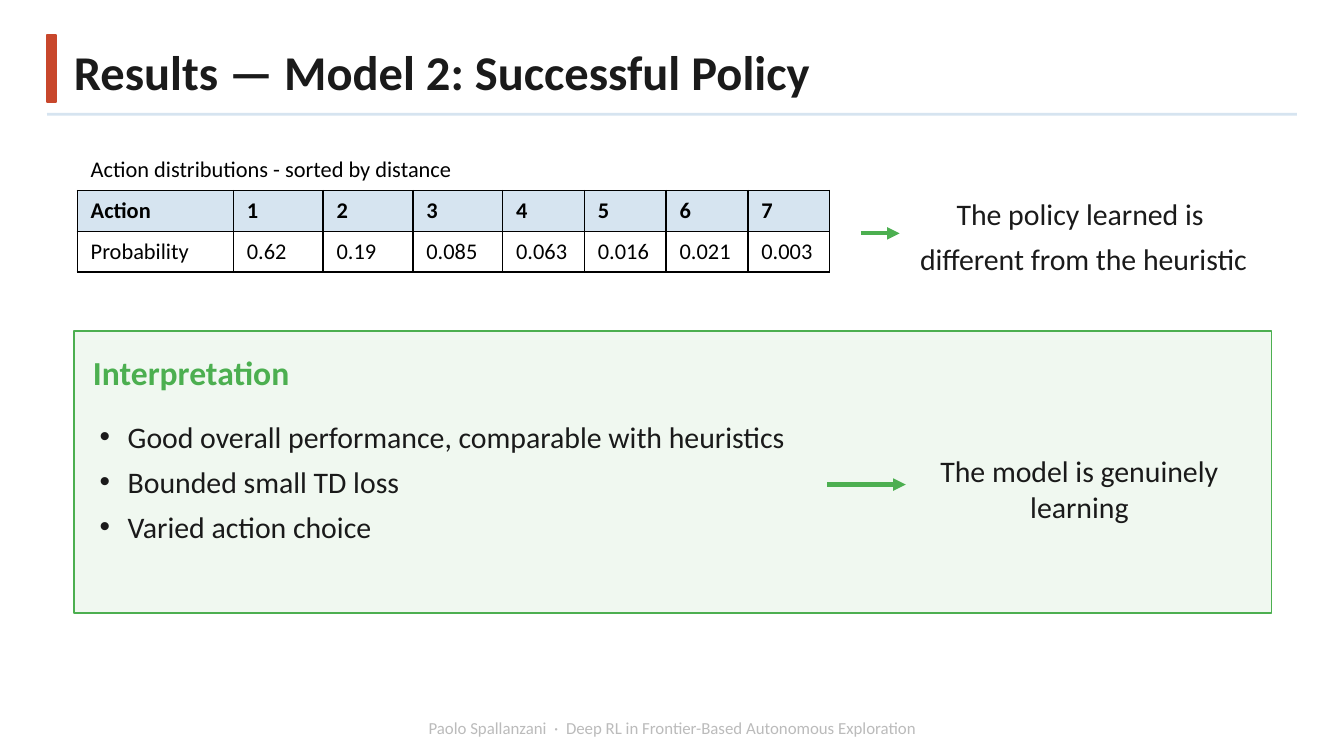
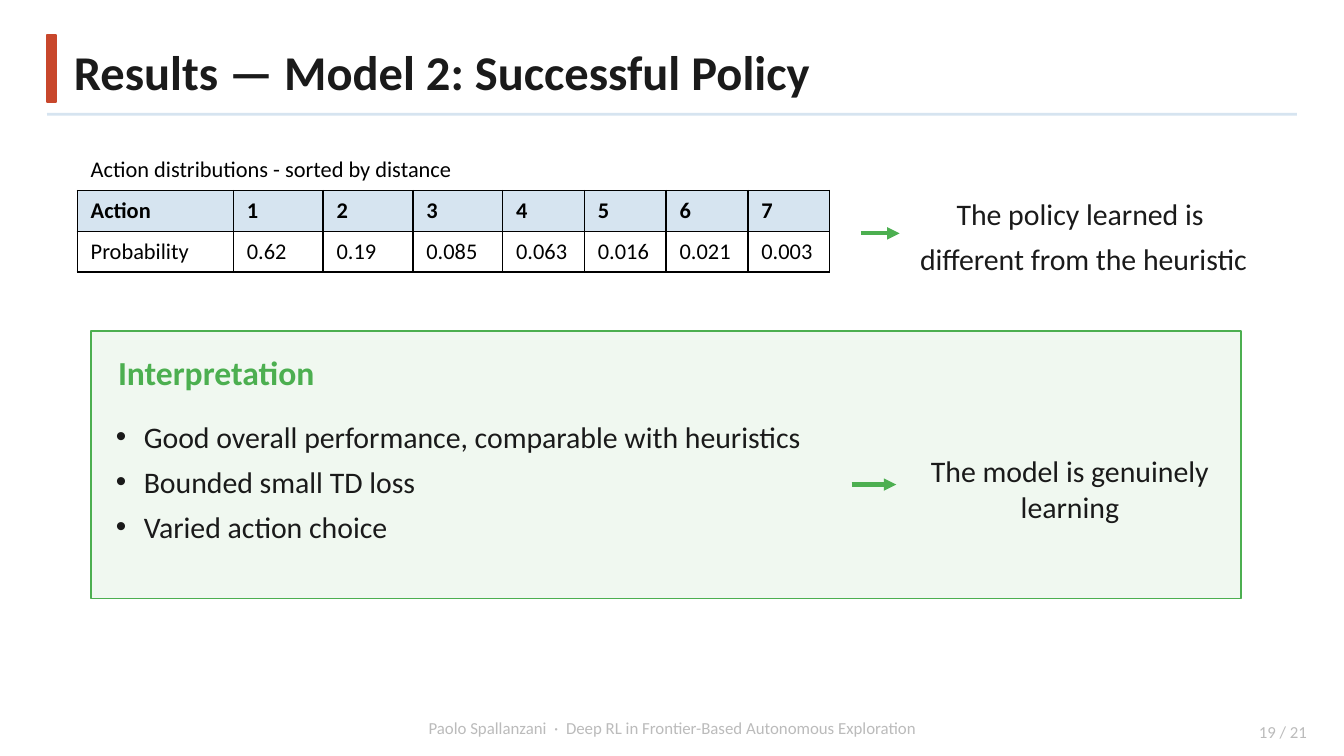
Before and after one commit to Paolo-Spall/presentazione_tesi_dae, a slide deck: slide 19 of paolo.spallanzani.pptx. Drawn at 1344x756 pixels with LibreOffice and Linux fonts; fonts in the diff are those of the drawing; background and template pictures are left out. Boxes give left, top, right and bottom in pixels: in the first picture for what was removed or moved away, otherwise in the second. Text is boxed around its words. In the diff, an @@ line names an element or a change of style, - is before the commit and + after.

```diff
--- a/paolo.spallanzani.pptx
+++ b/paolo.spallanzani.pptx
@@ rectangle: place and size @@
-rectangle at box(74, 331, 1271, 613)
+rectangle at box(91, 331, 1242, 598)
@@ text "Interpretation": place and size @@
-text "Interpretation" at box(93, 361, 289, 391)
+text "Interpretation" at box(118, 361, 314, 391)
@@ text "Good overall performance, comparable with ...": place and size @@
-text "Good overall performance, comparable with ..." at box(128, 427, 784, 539)
+text "Good overall performance, comparable with ..." at box(144, 427, 800, 539)
@@ text "The model is genuinely learning": place and size @@
-text "The model is genuinely learning" at box(940, 461, 1218, 523)
+text "The model is genuinely learning" at box(931, 461, 1208, 523)
@@ arrow moved from (828, 485) - (906, 485) to (852, 485) - (896, 485) @@
@@ page number added at box(1259, 727, 1307, 738), 9 pt, text #BBBBBB @@
+19 / 21
```
Also in this commit, not shown: 19 other slides changed, 1 other file.
